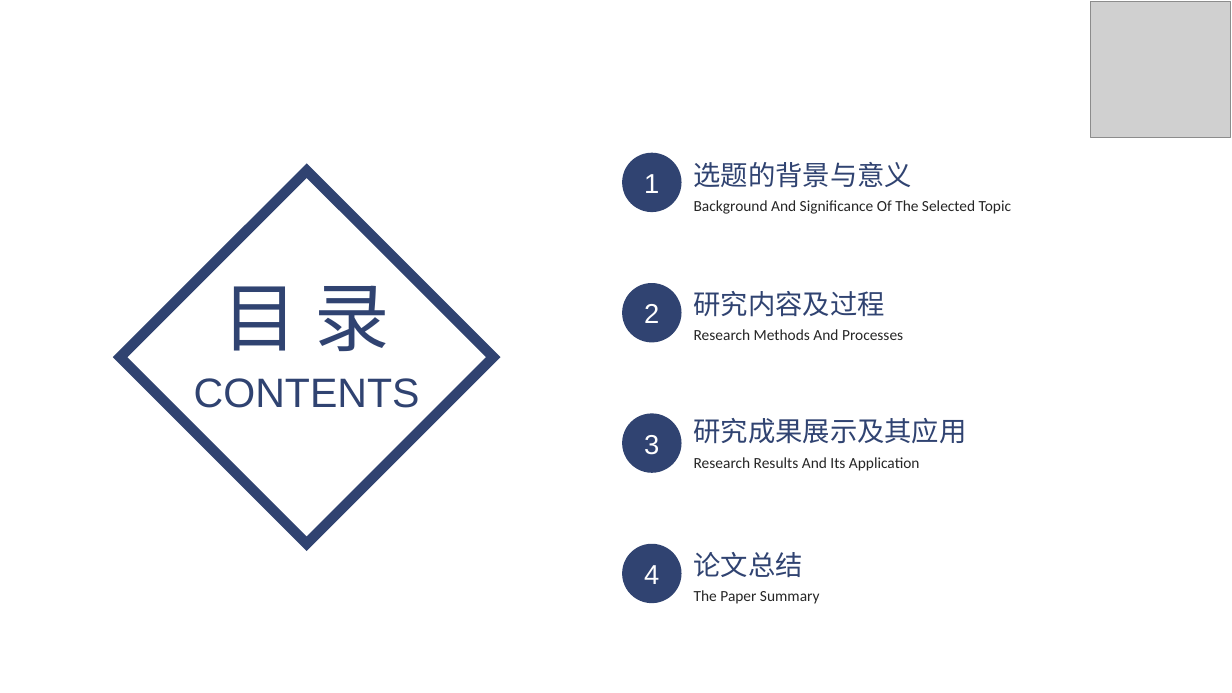
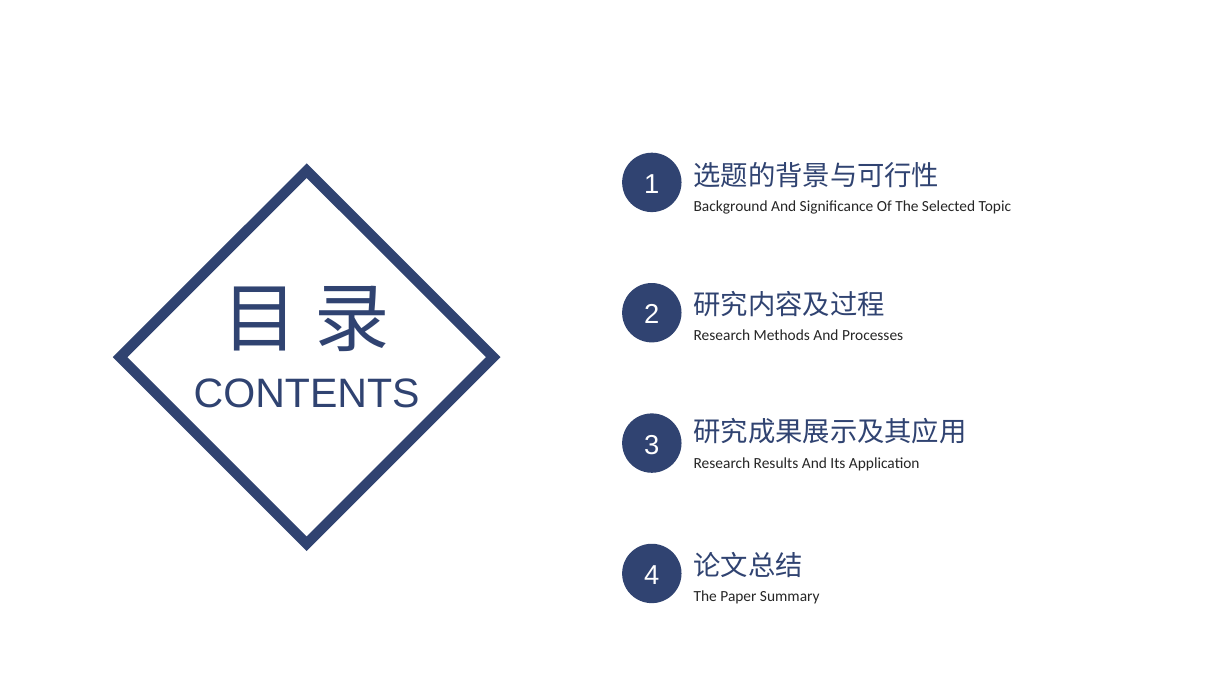
Before and after one commit to yxm785872911/paper, a slide deck: slide 2 of 答辩ppt初稿.pptx. Drawn at 1232x693 pixels with LibreOffice and Linux fonts; fonts in the diff are those of the drawing; grey boxes stand for pictures. Boxes give left, top, right and bottom in pixels: in the first picture for what was removed or moved away, otherwise in the second. Text is boxed around its words. In the diff, an @@ line names an element or a change of style, - is before the commit and + after.

```diff
--- a/答辩ppt初稿.pptx
+++ b/答辩ppt初稿.pptx
@@ picture removed at (1090, 1, 1230, 138) @@
@@ text at (694, 162, 940, 188): text changed @@
-选题的背景与意义
+选题的背景与可行性
```
Also in this commit, not shown: 6 other slides changed, 4 slides added, 3 other files.
